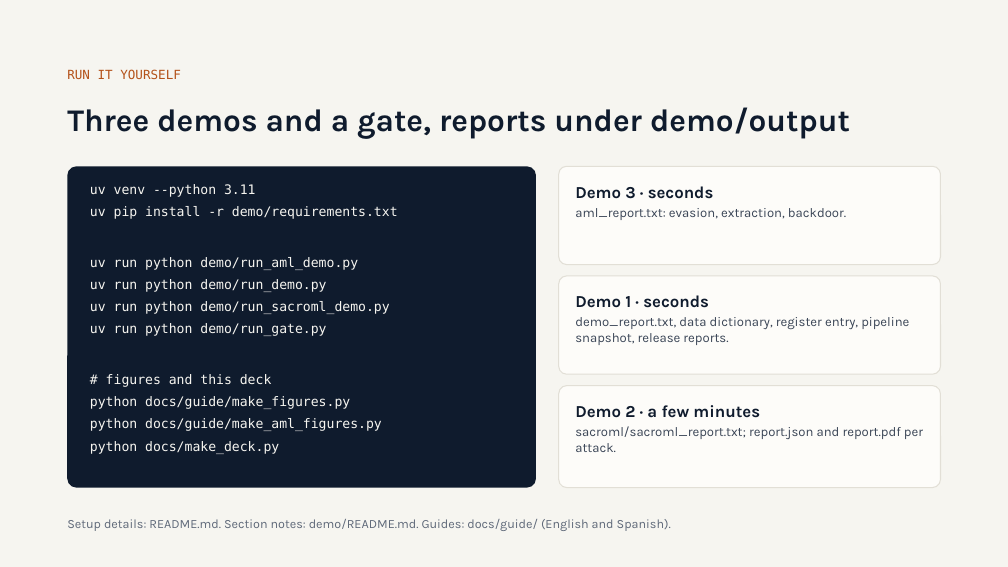
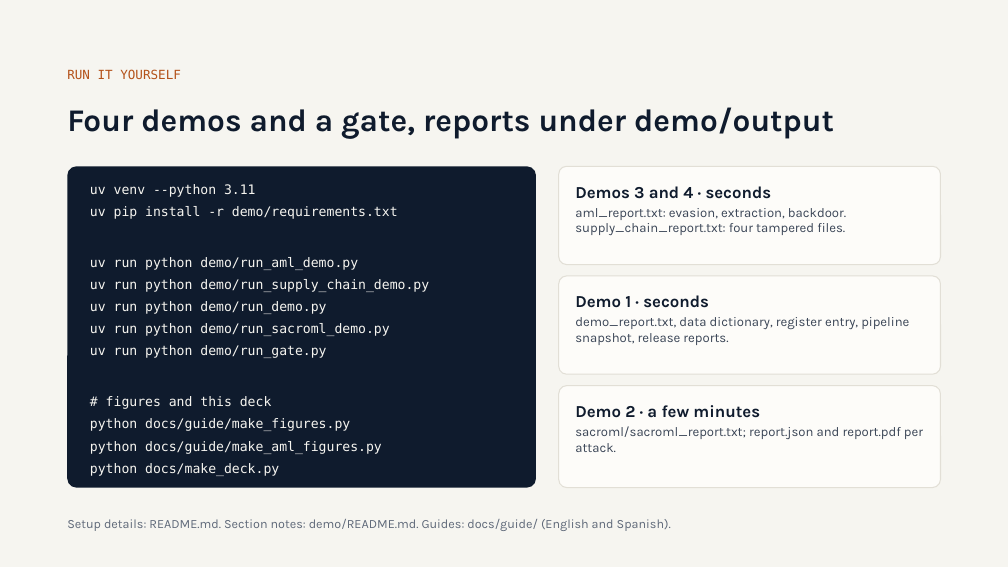
Before and after one commit to olonok69/graimatter_ML, a slide deck: slide 40 of docs/Adversarial_ML.pptx (slide 39 before the commit). Drawn at 1008x567 pixels with LibreOffice and Linux fonts; fonts in the diff are those of the drawing. Boxes give left, top, right and bottom in pixels: in the first picture for what was removed or moved away, otherwise in the second. Text is boxed around its words. In the diff, an @@ line names an element or a change of style, - is before the commit and + after.

```diff
--- a/docs/Adversarial_ML.pptx
+++ b/docs/Adversarial_ML.pptx
@@ title at (67,107,834,139): text changed @@
-Three demos and a gate, reports under demo/output
+Four demos and a gate, reports under demo/output
@@ text at (575,208,846,235): text changed @@
-aml_report.txt: evasion, extraction, backdoor.
+aml_report.txt: evasion, extraction, backdoor. supply_chain_report.txt: four tampered files.
@@ text at (575,186,772,199): text changed @@
-Demo 3 · seconds
+Demos 3 and 4 · seconds
@@ text at (90,279,429,292): paragraph added @@
+uv run python demo/run_supply_chain_demo.py
```
Also in this commit, not shown: 4 other slides changed, 1 slide added, 9 other files.
